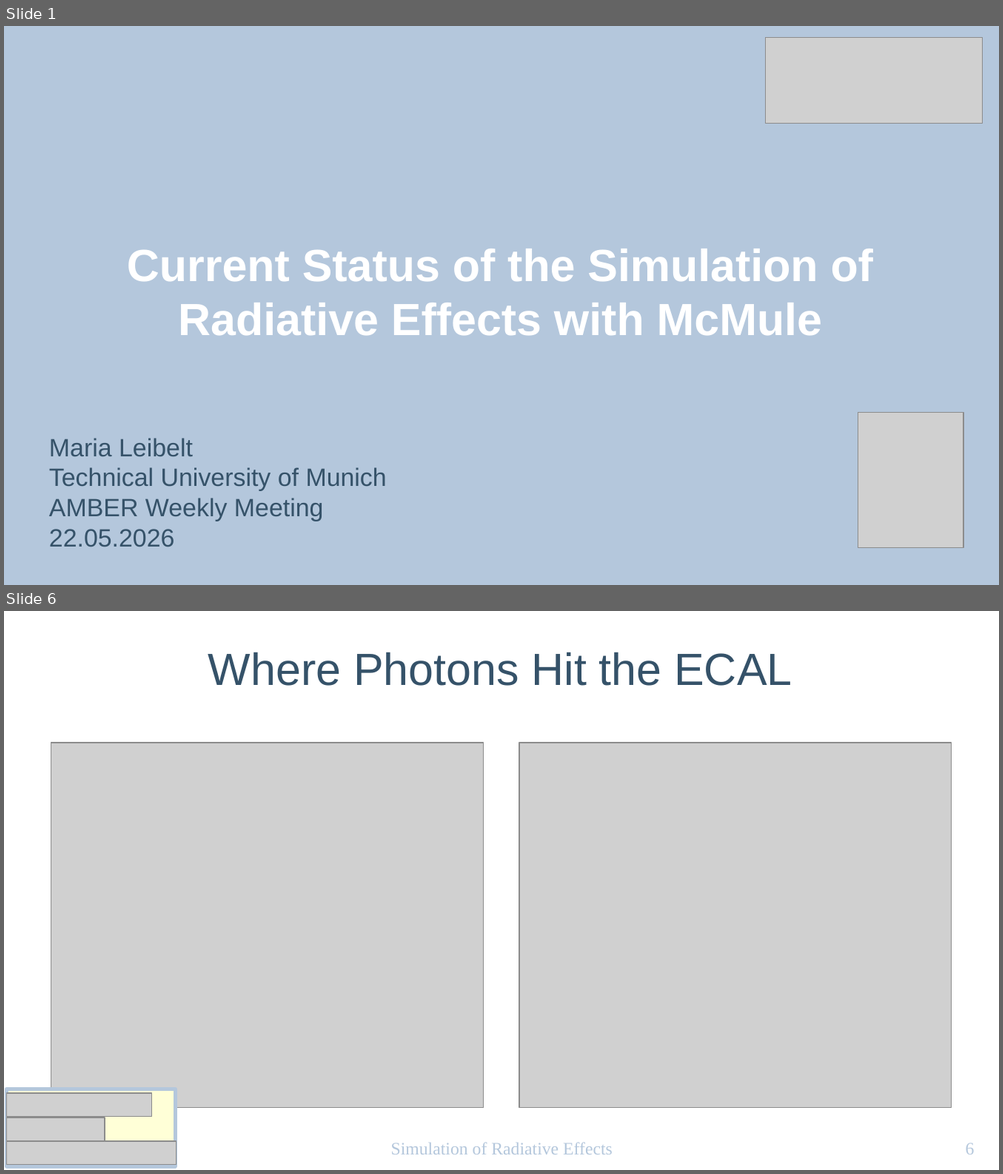
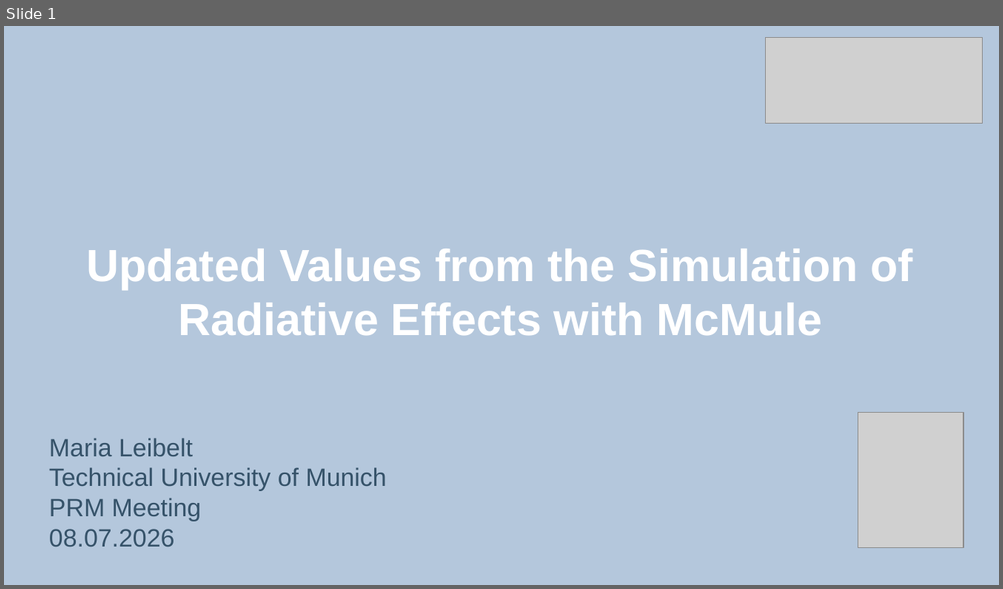
Before and after one commit to marialeibelt/RadCorAMBER, a slide deck: PRM_20_05.odp. Shown one above the other, each under a label of ours: slides 1 and 6 before the commit, slide 1 after it; the slides between them are not shown. The pictures are 1003x1174 and 1003x589 pixels, drawn with LibreOffice and Linux fonts; fonts in the diff are those of the drawing; grey boxes stand for pictures. Boxes give left, top, right and bottom in pixels: in the first picture for what was removed or moved away, otherwise in the second. Text is boxed around its words. In the diff, an @@ line names an element or a change of style, - is before the commit and + after.

```diff
--- a/PRM_20_05.odp
+++ b/PRM_20_05.odp
@@ slide 6 removed at [4,611,999,1170], background #FFFFFF @@
@@ title removed at [208,652,791,686] @@
-Where Photons Hit the ECAL
@@ picture removed at [51,743,484,1108] @@
@@ picture removed at [519,743,952,1108] @@
@@ rectangle removed at [7,1089,176,1167] @@
@@ picture removed at [7,1093,152,1117] @@
@@ picture removed at [7,1118,105,1142] @@
@@ picture removed at [7,1142,176,1165] @@
@@ text removed at [391,1142,612,1155] @@
-Simulation of Radiative Effects
@@ page number removed at [965,1143,974,1155] @@
-6
@@ slide 1 changed as well @@
@@ title at [87,249,913,336]: text changed @@
-Current Status of the Simulation of Radiative Effects with McMule
+Updated Values from the Simulation of Radiative Effects with McMule
@@ subtitle at [49,498,202,547]: text changed @@
-AMBER Weekly Meeting
-22.05.2026
+PRM Meeting
+08.07.2026
```
Also in this commit, not shown: 1 other slide changed, 1 slide added, 7 other slides removed, 43 other files.
